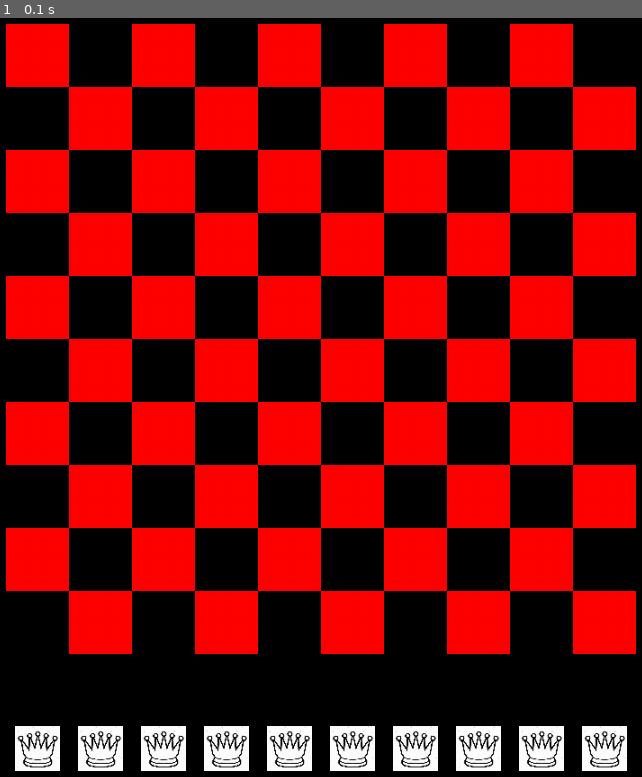
Above: before the commit, frame 1.
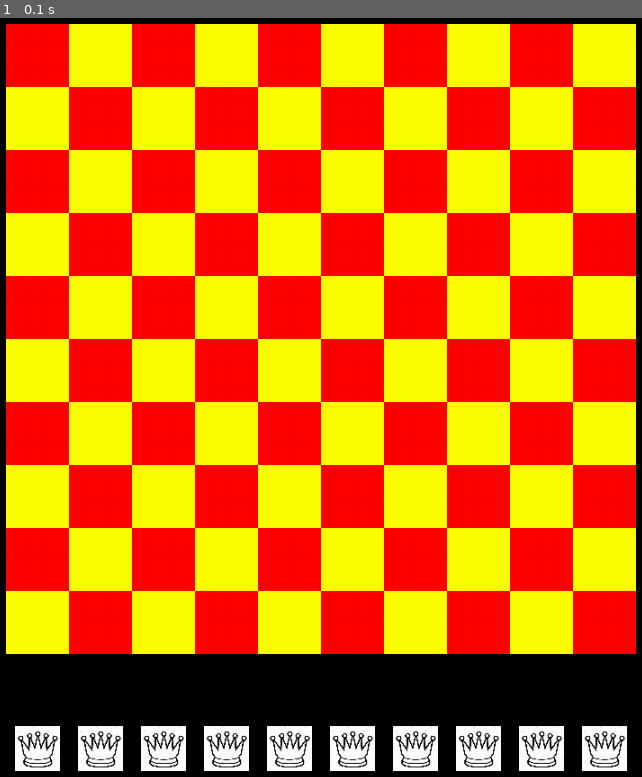
Above: after the commit, the same moment.

Repository: jkungfupanda/ChessBacktracking
Game: pygame game, started from main.py
The game is run twice, just before and just after one commit, with the same random seed, the same clock (stepped at 60 frames per second) and the same inputs.
Inputs:
- Up to frame 1 (0.1 s): type "10 (at the terminal prompt)" at 0 s

The runs differ from the first frame. In frame 1, 41% of the frame differs, in the area x 0-100%, y 0-84%.

Commit message:
coordinates not working

Diff:
--- a/chessBoard.py
+++ b/chessBoard.py
@@ -1,4 +1,5 @@
 from constants import *
+import time
 
 
 class ChessBoard:
@@ -15,6 +16,10 @@
         :param size: size of each square.
         """
 
+        listOfQueens = []
+        listOfRedSquares = []
+        listOfYellowSquares = []
+
         rows = size
         cols = size
         num_queens = size
@@ -28,6 +33,31 @@
         for row in range(border, rows + border):
             for col in range(row % 2 + border - 1, cols + border - 1, 2):
                 pygame.draw.rect(win, RED, (row * SQUARE_SIZE, col * SQUARE_SIZE, SQUARE_SIZE, SQUARE_SIZE))
+                listOfRedSquares.append((row * SQUARE_SIZE, col * SQUARE_SIZE))
+
+            for col in range((row + 1) % 2 + border - 1, cols + border - 1, 2):
+                pygame.draw.rect(win, YELLOW, (row * SQUARE_SIZE, col * SQUARE_SIZE, SQUARE_SIZE, SQUARE_SIZE))
+                listOfYellowSquares.append((row * SQUARE_SIZE, col * SQUARE_SIZE))
+
+
+        # coordinates = zip(listOfRedSquares, listOfYellowSquares)
+        # [print(i) for i in coordinates]
+
+        coordinates = [(x, y) for x, y in zip(listOfRedSquares, listOfYellowSquares)]
+        # for i, j in coordinates:
+        #     x = 1
+        #     if x == 36:
+        #         break
+        #     print(i, j, end=" ")
+        #     x += 1
+        print(coordinates)
+
+
+        # [print(i) for i in listOfRedSquares]
+        # print("\n")
+        # print("yellow starts here")
+        # [print(i) for i in listOfYellowSquares]
+        # time.sleep(300)
 
         queens_padding = 0
         for i in range(num_queens):
--- a/main.py
+++ b/main.py
@@ -2,6 +2,10 @@
 from chessBoard import ChessBoard
 from constants import *
 from eightQueens import EightQueens
+import pygame, sys
+from pygame.locals import *
+import math
+
 
 
 def main(size, make_board=True, run_eight_queens=False):
@@ -19,14 +23,30 @@
         clock = pygame.time.Clock()
         chess_board = ChessBoard()
 
+        mx, my = pygame.mouse.get_pos()
+
+
         run = True
         while run:
             clock.tick(FPS)
             for event in pygame.event.get():
                 if event.type == pygame.QUIT:
                     run = False
-                if event.type == pygame.MOUSEBUTTONDOWN:
-                    pass
+                # if event.type == pygame.MOUSEBUTTONDOWN:
+                #     m_x, m_y = pygame.mouse.get_pos()
+                #         for queen in queens: #for each queen
+                #             dis=math.sqrt((x-m_x)**2+(y-m_y)**2) #distance mouse is from border of each queen
+                #                 if dis<RADIUS:              # if mouse is within the borders of one of the queens
+
+
+
+
+
+                    # if event.button == 1:
+                    #     clicking = True
+                        # chess_board.draw_squares(window, size)
+
+
 
             chess_board.draw_squares(window, size)
             pygame.display.update()
@@ -52,6 +72,10 @@
 # TODO
 """
 1. how to move queens
+    a. get the x and y coordinates of the queens
+    b. if the mouse is within some distance from a queen AND clicking then move the queen wherever the mouse goes
+    c. get the x and y coordinates of each of the squares on the board
+    d. If the queen is close to a defined square on the board then place the queen there...else return the queen to it's original posiiton
 2. write program to tell the user if the queen is not attacking other queens
 3. if they win the game it says they won,,, if not backtracking algorithm solves for them
 """
